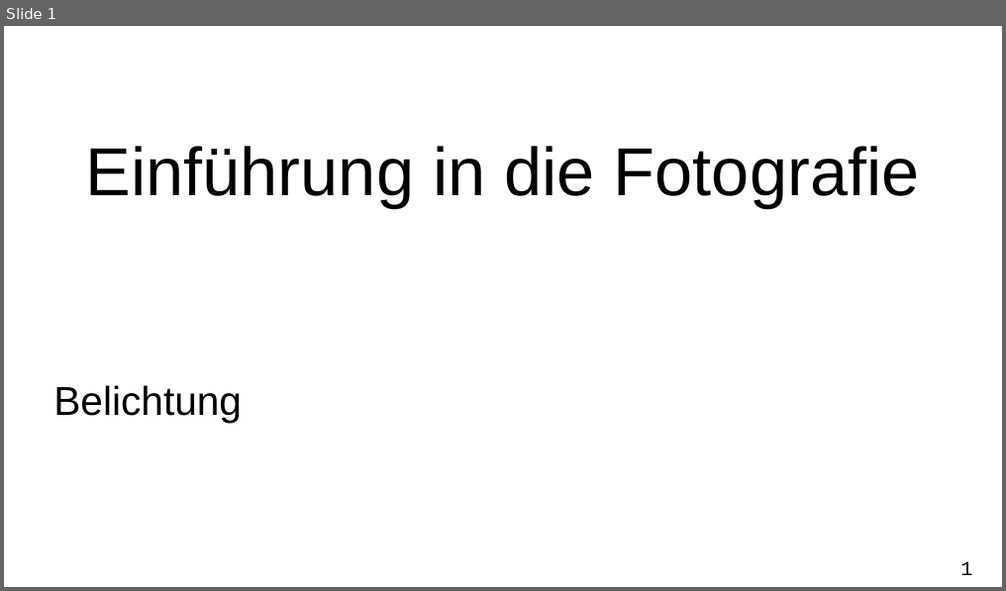
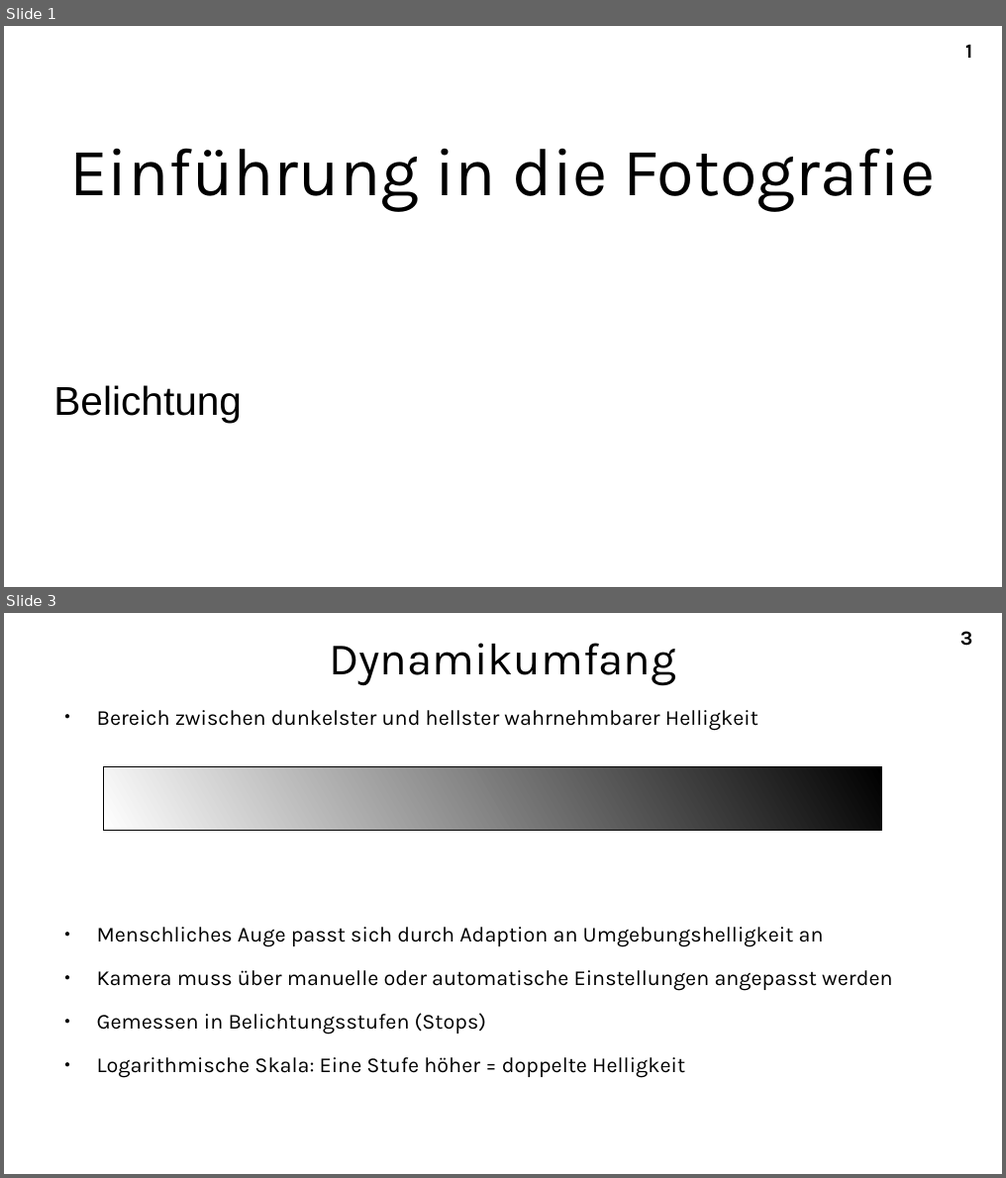
Before and after one commit to A-Schmid/PhotographyCourse, a slide deck: slides_de/exposure.odp. Shown one above the other, each under a label of ours: slide 1 before the commit, slides 1 and 3 after it; the slides between them are not shown. The pictures are 1006x591 and 1006x1178 pixels, drawn with LibreOffice and Linux fonts; fonts in the diff are those of the drawing. Boxes give left, top, right and bottom in pixels: in the first picture for what was removed or moved away, otherwise in the second. Text is boxed around its words. In the diff, an @@ line names an element or a change of style, - is before the commit and + after.

```diff
--- a/slides_de/exposure.odp
+++ b/slides_de/exposure.odp
@@ slide 3 added at bbox=[4, 613, 1002, 1174], background #FFFFFF; not listed: 1 template element that a slide beside it also shows @@
@@ title added at bbox=[329, 643, 676, 685], 36 pt, text #000000 @@
+Dynamikumfang
@@ text added at bbox=[97, 710, 892, 1078], 17.1 pt, text #000000 @@
+● Bereich zwischen dunkelster und hellster wahrnehmbarer Helligkeit
+● Menschliches Auge passt sich durch Adaption an Umgebungshelligkeit an
+● Kamera muss über manuelle oder automatische Einstellungen angepasst werden
+● Gemessen in Belichtungsstufen (Stops)
+● Logarithmische Skala: Eine Stufe höher = doppelte Helligkeit
@@ rectangle added at bbox=[104, 766, 882, 831], fill gradient #000000 to #FFFFFF, outline #000000 0 pt @@
@@ slide 1 changed as well @@
@@ title "Einführung in die Fotografie" at bbox=[69, 148, 936, 212]: font Arial to Karla @@
@@ page number: place and size @@
-page number at bbox=[960, 562, 972, 575]
+page number at bbox=[965, 44, 972, 58]
@@ page number at bbox=[965, 44, 972, 58]: font Courier New to Karla, bold on @@
```
Also in this commit, not shown: 8 other slides added, 1 slide removed, 2 other files.
